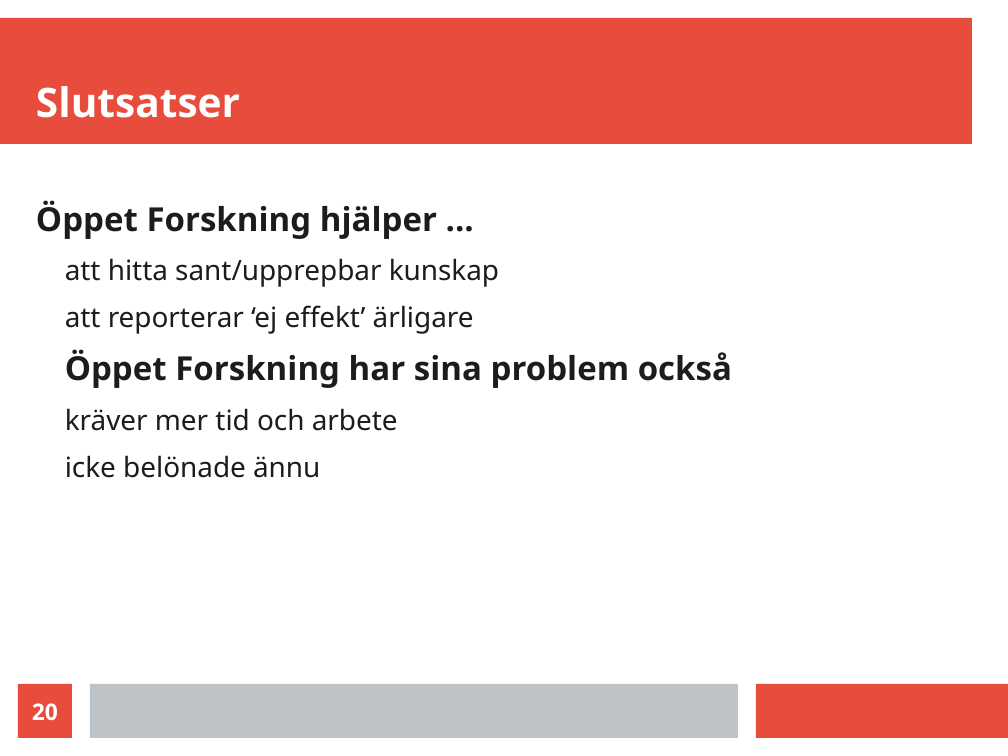
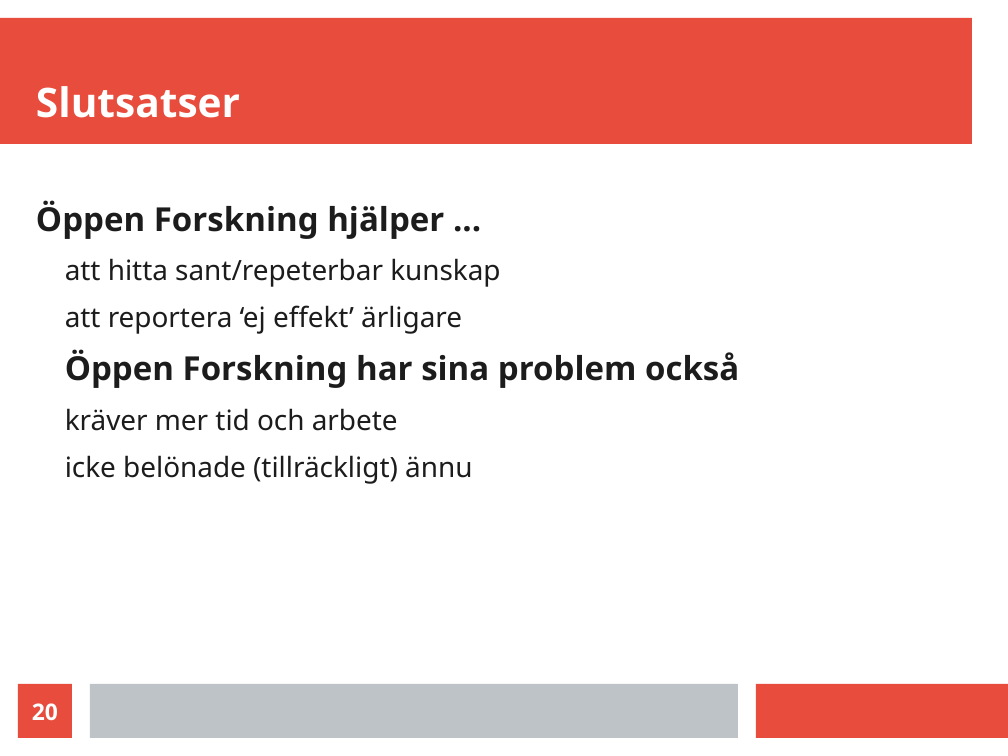
Before and after one commit to richelbilderbeek/science_fika_open_science_20250316, a slide deck: slide 20 of science_fika_talk_20250316.odp. Drawn at 1008x756 pixels with LibreOffice and Linux fonts; fonts in the diff are those of the drawing. Boxes give left, top, right and bottom in pixels: in the first picture for what was removed or moved away, otherwise in the second. Text is boxed around its words. In the diff, an @@ line names an element or a change of style, - is before the commit and + after.

```diff
--- a/science_fika_talk_20250316.odp
+++ b/science_fika_talk_20250316.odp
@@ text at box(36, 200, 739, 388): text changed @@
-Öppet Forskning hjälper ...
-  att hitta sant/upprepbar kunskap
-  att reporterar ‘ej effekt’ ärligare
-Öppet Forskning har sina problem också
+Öppen Forskning hjälper ...
+  att hitta sant/repeterbar kunskap
+  att reportera ‘ej effekt’ ärligare
+Öppen Forskning har sina problem också
@@ text at box(65, 455, 472, 484): text changed @@
-  icke belönade ännu
+  icke belönade (tillräckligt) ännu
```
Also in this commit, not shown: 11 other slides changed, 4 other files.
